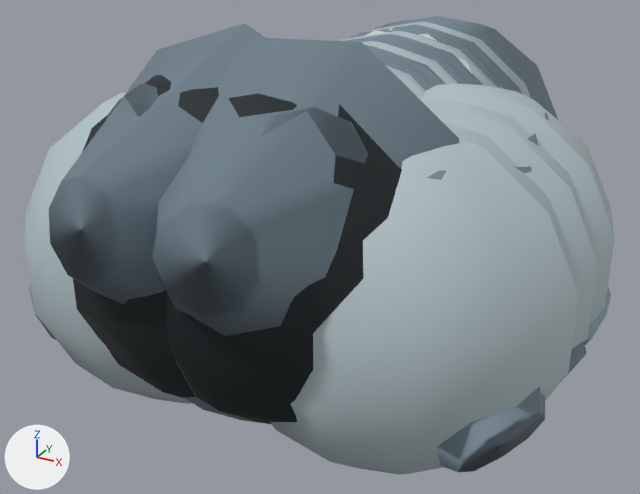
The glTF model public/models/silverfishUltimate.glb, before and after one commit.
Camera for both pictures: a camera (50 mm lens) standing at (2.47, -4.85, 2.16) and looking at (-0.14, -0.09, -0.21). Arrows for +X, +Y and +Z are at lower left; the lights stay in place. The older version comes first. Vertices at exactly the same position are counted once.

Before the edit, the objects in view are built like this:
```python
mat_mat0 = principled_material('mat0')
mat_mat0.base_color = (0.445, 0.539, 0.571)  # light grey #b2c2c7
mat_mat0.roughness = 0.72
mat_mat1 = principled_material('mat1')
mat_mat1.base_color = (0.178, 0.246, 0.296)  # greyish blue #758894
mat_mat1.roughness = 0.72
me_complete_articulated_insect_anatomy = bpy.data.meshes.new('Complete articulated insect anatomy')
me_complete_articulated_insect_anatomy.from_pydata(...)  # 2118 vertices, 4064 faces; spans x -1.7..1.71, y -2.08..2.43, z -1.05..1.36
# faces by material slot: [1584, 2096, 96, 288]
me_complete_articulated_insect_anatomy.materials.append(mat_mat0)  # light grey #b2c2c7
me_complete_articulated_insect_anatomy.materials.append(mat_mat1)  # greyish blue #758894
me_complete_articulated_insect_anatomy.materials.append(mat_mat2)  # white #e5e8e1
me_complete_articulated_insect_anatomy.materials.append(mat_mat3)  # black #131e21
ob_optimized_insect = bpy.data.objects.new('Optimized insect', me_complete_articulated_insect_anatomy)
ob_optimized_insect.location = (0.0, 0.0, 0.0)
```
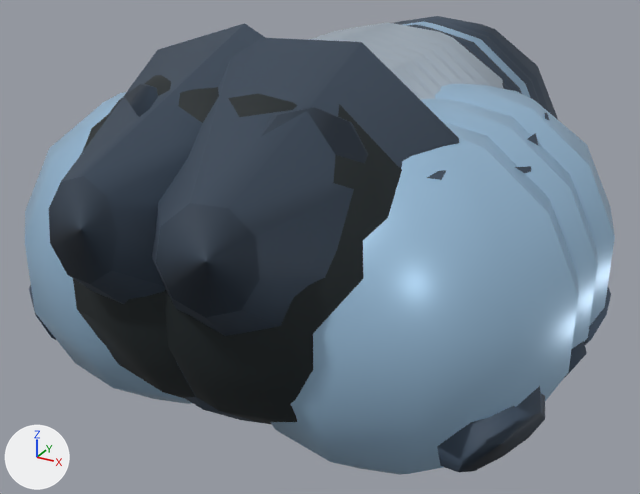
Where the change shows, as pixel boxes (x1, y1, x2, y2) in the pictures (640 x 494 px):
'Optimized insect', recoloured, surface changed, reshaped
    both: (25, 16, 615, 475)
part 1 of me_complete_articulated_insect_anatomy, added (mostly hidden)
    after: (385, 65, 423, 100)
part 2 of me_complete_articulated_insect_anatomy, added (pale blue)
    after: (371, 51, 436, 99)
part 3 of me_complete_articulated_insect_anatomy, added
    after: (327, 37, 441, 95)
part 4 of me_complete_articulated_insect_anatomy, added
    after: (318, 33, 453, 87)
part 5 of me_complete_articulated_insect_anatomy, added
    after: (308, 30, 467, 84)
part 6 of me_complete_articulated_insect_anatomy, added
    after: (317, 26, 481, 85)
part 7 of me_complete_articulated_insect_anatomy, added
    after: (328, 23, 503, 89)

The change in detail:
Material 'mat0' (mat_mat0) changes colour from light grey #b2c2c7 to blue #9fc3e0; in linear values from (0.445, 0.539, 0.571) to (0.347, 0.546, 0.745).
In material 'mat0' (mat_mat0), roughness goes from 0.72 to 0.36.
In material 'mat0' (mat_mat0), metallic goes from 0.0 to 0.3.
Material 'mat1' (mat_mat1) changes colour from greyish blue #758894 to dark blue #3a4a5c; in linear values from (0.178, 0.246, 0.296) to (0.0423, 0.0685, 0.107).
Material 'mat4' (mat_mat4) is new.
Its base color is (0.584, 0.694, 0.807) (pale blue #c9d9e8).
Its metallic is 0.72.
Its roughness is 0.36.
me_complete_articulated_insect_anatomy is used by ob_optimized_insect; location (0.0, 0.0, 0.0).
me_complete_articulated_insect_anatomy had 2118 vertices, 4064 faces and spanned x -1.7..1.71, y -2.08..2.43, z -1.05..1.36.
me_complete_articulated_insect_anatomy now has 2746 vertices, 5280 faces and spans x -1.7..1.71, y -2.08..2.43, z -1.05..1.36.
me_complete_articulated_insect_anatomy part 1: a new loose piece, a UV sphere (12 segments, 7 rings, poles along z) spanning x -0.97..0.97, y -1.3..0.65, z -0.83..1.17, in mat_mat4 (pale blue #c9d9e8).
me_complete_articulated_insect_anatomy part 2: a new loose piece, a UV sphere (12 segments, 7 rings, poles along z) spanning x -0.98..0.98, y -1.15..0.8, z -0.83..1.17, in mat_mat4 (pale blue #c9d9e8).
me_complete_articulated_insect_anatomy part 3: a new loose piece, a UV sphere (12 segments, 7 rings, poles along z) spanning x -0.98..0.97, y -1.0..0.95, z -0.83..1.17, in mat_mat4 (pale blue #c9d9e8).
me_complete_articulated_insect_anatomy part 4: a new loose piece, a UV sphere (12 segments, 7 rings, poles along z) spanning x -0.97..0.97, y -0.85..1.1, z -0.83..1.17, in mat_mat4 (pale blue #c9d9e8).
me_complete_articulated_insect_anatomy part 5: a new loose piece, a UV sphere (12 segments, 7 rings, poles along z) spanning x -0.98..0.98, y -0.7..1.25, z -0.83..1.17, in mat_mat4 (pale blue #c9d9e8).
me_complete_articulated_insect_anatomy part 6: a new loose piece, a UV sphere (12 segments, 7 rings, poles along z) spanning x -0.98..0.97, y -0.55..1.4, z -0.83..1.17, in mat_mat4 (pale blue #c9d9e8).
me_complete_articulated_insect_anatomy part 7: a new loose piece, a UV sphere (12 segments, 7 rings, poles along z) spanning x -0.97..0.97, y -0.4..1.55, z -0.83..1.17, in mat_mat4 (pale blue #c9d9e8).
Other edits to the shape of me_complete_articulated_insect_anatomy do not show in these pictures.
me_complete_articulated_insect_anatomy gains material mat_mat4 (pale blue #c9d9e8).
